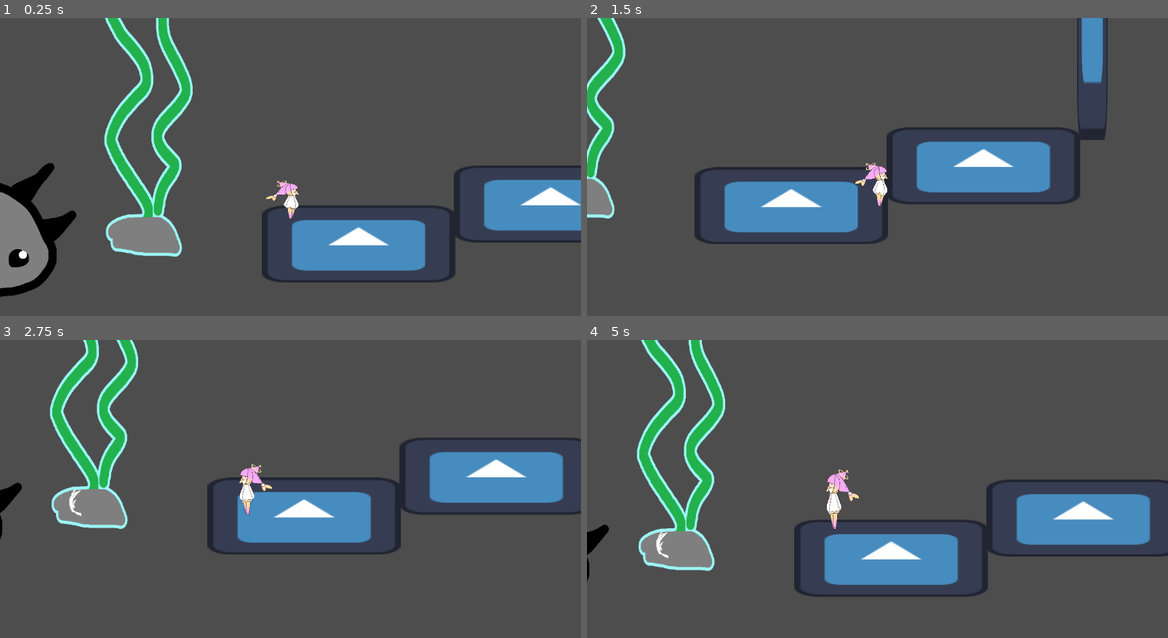
Above: before the commit, frames 1-4 (two rows, left to right).
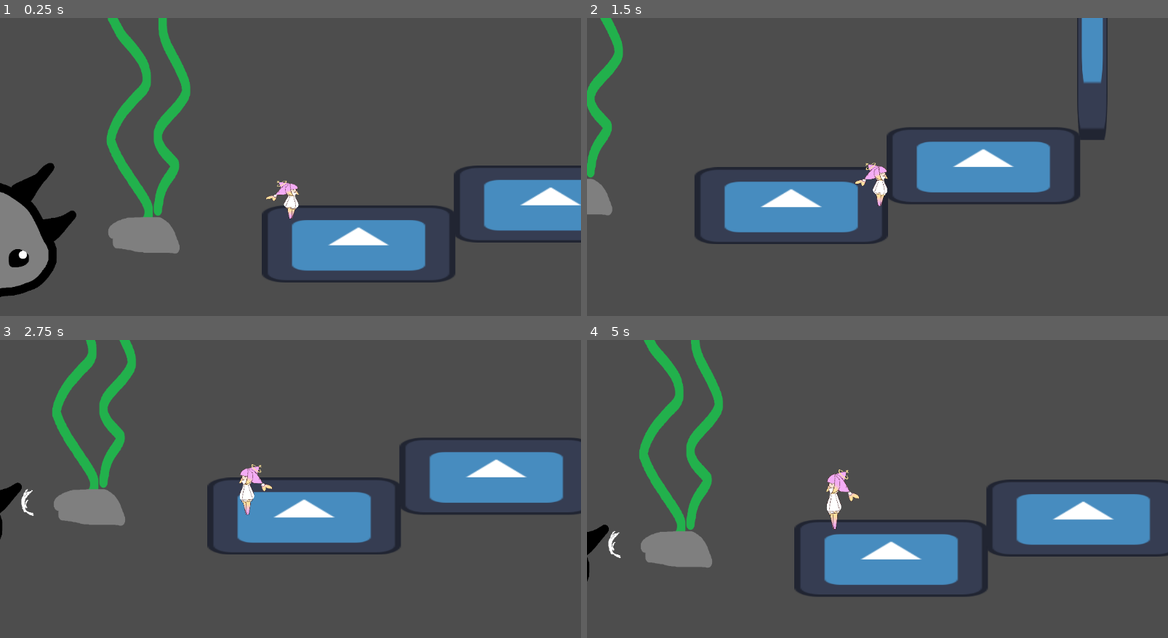
Above: after the commit, the same moments.

Repository: maedi05/whale-game-prototype
Game: Godot game, scene res://Scenes/test_level_1.tscn
Same seed, same stepped clock (60 frames per second), same inputs: the game is played once before the commit and once after it. The engine's default icon, where the game draws it, is replaced by a stand-in: a white triangle on a blue panel in a dark square.
Inputs (mouse positions are in pixels of both pictures, inside the frame that each line leads up to):
- Up to frame 1 (0.25 s): no input
- Up to frame 2 (1.5 s): move the mouse to (1005, 164) at 0.52 s; hold D (right) from 0.53 s (still down); tap Ctrl (dash) at 0.6 s; tap Space (jump) at 0.77 s; move the mouse to (761, 196) at 1.27 s; tap Shift (run) at 1.35 s
- Up to frame 3 (2.75 s): tap Space (jump) at 1.52 s; move the mouse to (348, 432) at 2.02 s; release D (right) at 2.03 s; hold A (left) from 2.03 s (still down); click (348, 432) at 2.1 s
- Up to frame 4 (5 s): move the mouse to (848, 569) at 2.77 s; release A (left) at 2.78 s; hold D (right) 2.78-4.28 s; tap Ctrl (dash) at 2.85 s; tap Space (jump) at 3.02, 3.77, 4.52 s; move the mouse to (1051, 551) at 3.52 s; hold Shift (run) 3.53-4.28 s; move the mouse to (703, 453) at 4.27 s; hold A (left) from 4.28 s (still down); click (703, 453) at 4.35 s

The runs differ from the first frame. In frame 1, 1.9% of the frame differs, in the area x 17-34%, y 0-81%; in frame 2, 0.7%; in frame 3, 1.6%; in frame 4, 2.0%, in the area x 3-24%, y 0-78%.

Commit message:
shader experiment

Diff:
--- a/Scenes/water_plant.tscn
+++ b/Scenes/water_plant.tscn
@@ -2,20 +2,10 @@
 
 [ext_resource type="Texture2D" uid="uid://2qacbt0riy25" path="res://Sprites/Game elements/Environment/water plant.png" id="1_chesd"]
 [ext_resource type="Script" uid="uid://cx3sspalujr8b" path="res://Scripts/water_plant.gd" id="1_vum3w"]
-[ext_resource type="Shader" uid="uid://n6w11ewgguvs" path="res://Shader/outline_shader.gdshader" id="2_ayx25"]
+[ext_resource type="Shader" uid="uid://rlnnp218pj1f" path="res://Shader/blink_outline_shader.gdshader" id="2_ayx25"]
 
-[sub_resource type="ShaderMaterial" id="ShaderMaterial_xcmdi"]
-resource_local_to_scene = true
+[sub_resource type="ShaderMaterial" id="ShaderMaterial_vum3w"]
 shader = ExtResource("2_ayx25")
-shader_parameter/thickness = 11.6750005545625
-shader_parameter/ring_count = 15
-shader_parameter/ring_offset = 0.0
-shader_parameter/outline_color = Color(0.60872877, 0.9625811, 0.9620275, 1)
-shader_parameter/border_clipping_fix = true
-shader_parameter/aspect_ratio = 1.0
-shader_parameter/square_border = false
-shader_parameter/offset = Vector2(0, 0)
-shader_parameter/max_or_add = false
 
 [sub_resource type="CapsuleShape2D" id="CapsuleShape2D_vum3w"]
 radius = 16.0
@@ -27,7 +17,7 @@
 script = ExtResource("1_vum3w")
 
 [node name="Sprite2D" type="Sprite2D" parent="." unique_id=386607495]
-material = SubResource("ShaderMaterial_xcmdi")
+material = SubResource("ShaderMaterial_vum3w")
 position = Vector2(0, -74.00001)
 scale = Vector2(0.12888417, 0.18008476)
 texture = ExtResource("1_chesd")
--- a/Scripts/projectile.gd
+++ b/Scripts/projectile.gd
@@ -1,11 +1,11 @@
 extends Area2D
 
 var facing_right: bool = true
-@export var projectile_speed := 300
+@export var projectile_speed := 350
 
-
-
-
+func _ready() -> void: #timer that makes the projectile disappear
+	await get_tree().create_timer(.9).timeout
+	queue_free()
 func _process(delta):
 	var projectile_dir = 1.0 if facing_right else -1.0
 	position.x +=  projectile_speed * projectile_dir * delta
--- /dev/null
+++ b/Shader/blink_outline_shader.gdshader
@@ -0,0 +1 @@
+shader_type canvas_item;
Not shown, added: Shader/blink_outline_shader.gdshader.uid
